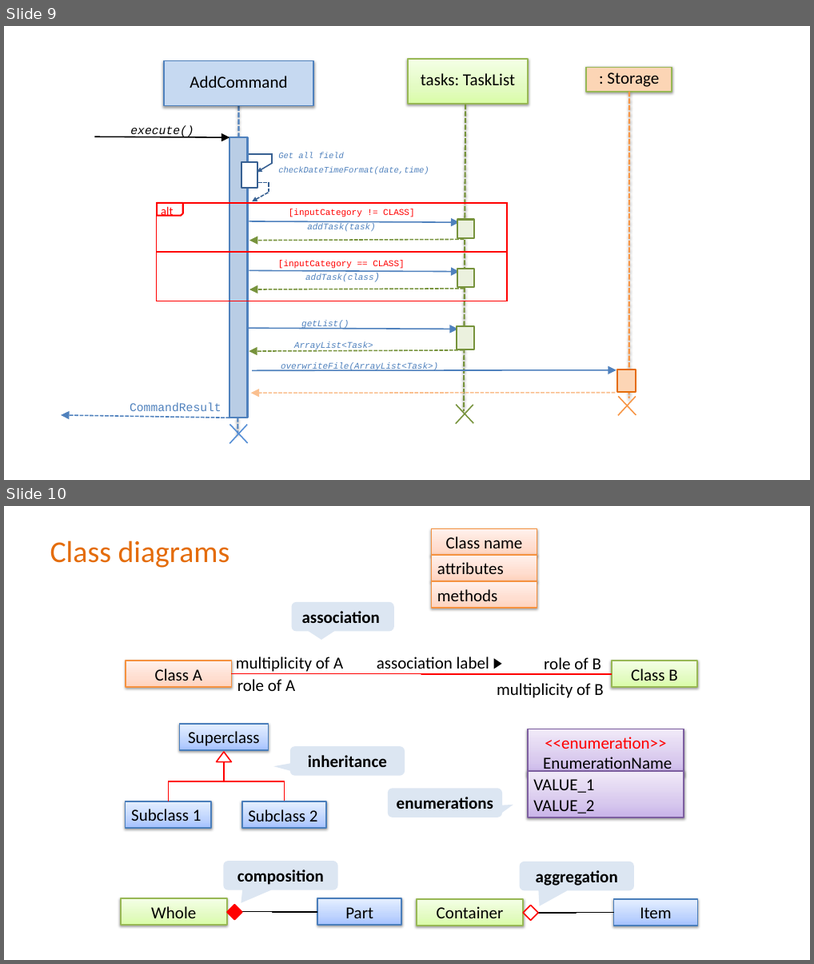
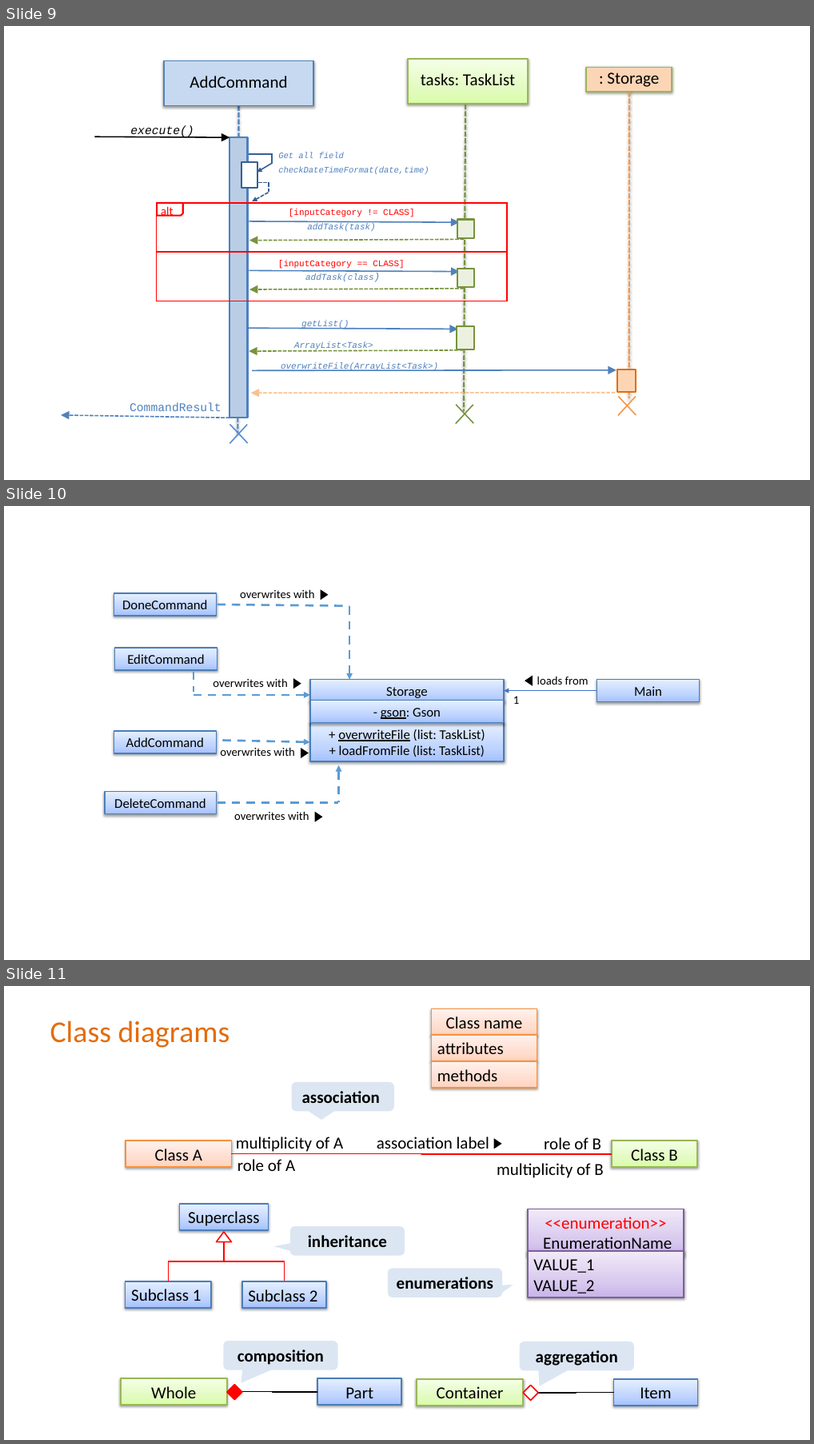
Before and after one commit to yuchenlichuck/tp, a slide deck: docs/UML Diagrams.pptx. Shown one above the other, each under a label of ours: slides 9 and 10 before the commit, slides 9, 10 and 11 after it. The pictures are 814x964 and 814x1444 pixels, drawn with LibreOffice and Linux fonts; fonts in the diff are those of the drawing. Boxes give left, top, right and bottom in pixels: in the first picture for what was removed or moved away, otherwise in the second. Text is boxed around its words. In the diff, an @@ line names an element or a change of style, - is before the commit and + after.

Commit message:
Fix formatting in UG and add Storage UML diagram

```diff
--- a/docs/UML Diagrams.pptx
+++ b/docs/UML Diagrams.pptx
@@ slide 10 added at (4,506,810,960), background #FFFFFF @@
@@ rectangle added at (114,593,216,616), fill gradient #A4C4FF to #BFD4FF to #E6EEFF, outline #4B7EBC 1.5 pt, 16 pt, text #000000 @@
+DoneCommand
@@ text added at (240,589,315,598), 14 pt, text #000000 @@
+overwrites with
@@ triangle added at (320,589,328,600), fill #000000 @@
@@ line added from (218, 604) to (350, 606), #5B9BD5 2.5 pt dashed @@
@@ arrow added from (350, 606) to (350, 680), #5B9BD5 2.5 pt dashed @@
@@ rectangle added at (114,648,217,670), fill gradient #A4C4FF to #BFD4FF to #E6EEFF, outline #4B7EBC 1.5 pt, 16 pt, text #000000 @@
+EditCommand
@@ line added from (194, 671) to (194, 692), #5B9BD5 2.5 pt dashed @@
@@ arrow added from (194, 695) to (310, 695), #5B9BD5 2.5 pt dashed @@
@@ text added at (213,678,288,687), 14 pt, text #000000 @@
+overwrites with
@@ triangle added at (293,679,301,688), fill #000000 @@
@@ rectangle added at (310,680,504,702), fill gradient #A4C4FF to #BFD4FF to #E6EEFF, outline #4B7EBC 1.5 pt, 16 pt, text #000000 @@
+Storage
@@ arrow added from (598, 691) to (504, 691), #4472C4 0.5 pt @@
@@ text added at (514,696,519,704), 14 pt, text #000000 @@
+1
@@ triangle added at (525,676,533,686), fill #000000 @@
@@ text added at (538,676,589,684), 14 pt, text #000000 @@
+loads from
@@ rectangle added at (598,680,700,702), fill gradient #A4C4FF to #BFD4FF to #E6EEFF, outline #4B7EBC 1.5 pt, 16 pt, text #000000 @@
+Main
@@ rectangle added at (310,700,504,723), fill gradient #A4C4FF to #BFD4FF to #E6EEFF, outline #4B7EBC 1.5 pt, 16 pt, text #000000 @@
+- gson: Gson
@@ rectangle added at (114,731,216,753), fill gradient #A4C4FF to #BFD4FF to #E6EEFF, outline #4B7EBC 1.5 pt, 16 pt, text #000000 @@
+AddCommand
@@ arrow added from (218, 740) to (310, 742), #5B9BD5 2.5 pt dashed @@
@@ rectangle added at (310,723,504,761), fill gradient #A4C4FF to #BFD4FF to #E6EEFF, outline #4B7EBC 1.5 pt, 16 pt, text #000000 @@
++ overwriteFile (list: TaskList)
++ loadFromFile (list: TaskList)
@@ text added at (220,747,295,756), 14 pt, text #000000 @@
+overwrites with
@@ triangle added at (301,748,309,758), fill #000000 @@
@@ arrow added from (339, 803) to (339, 765), #5B9BD5 2.5 pt dashed @@
@@ rectangle added at (105,792,216,814), fill gradient #A4C4FF to #BFD4FF to #E6EEFF, outline #4B7EBC 1.5 pt, 16 pt, text #000000 @@
+DeleteCommand
@@ line added from (218, 803) to (338, 803), #5B9BD5 2.5 pt dashed @@
@@ text added at (234,811,310,820), 14 pt, text #000000 @@
+overwrites with
@@ triangle added at (315,812,323,822), fill #000000 @@
@@ what was slide 10 is now slide 11 @@
```
Also in this commit, not shown: 2 other files.
